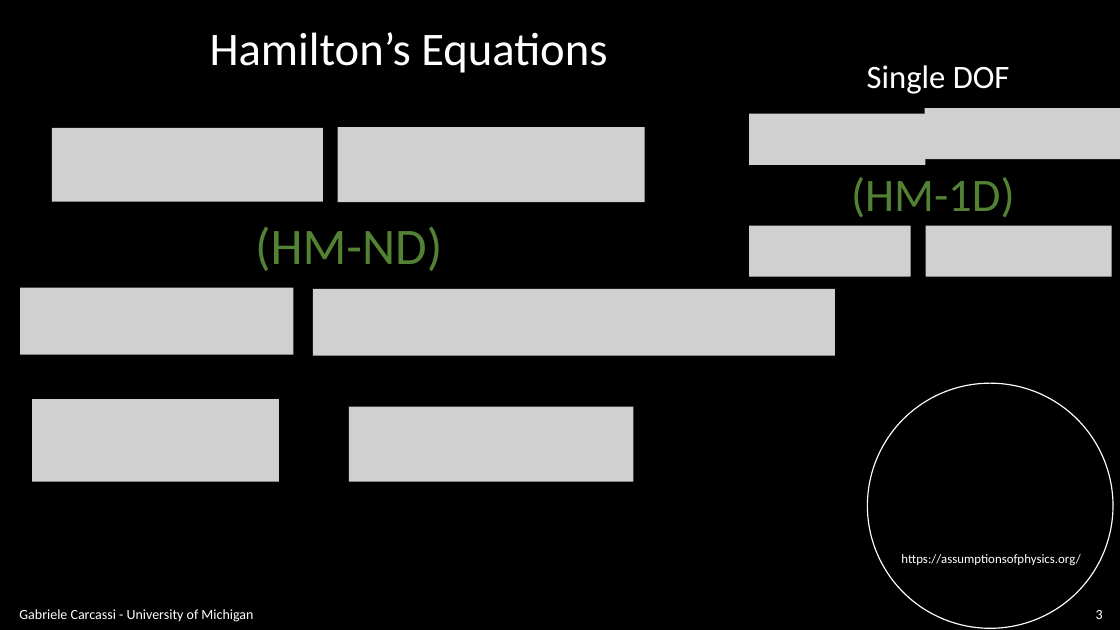
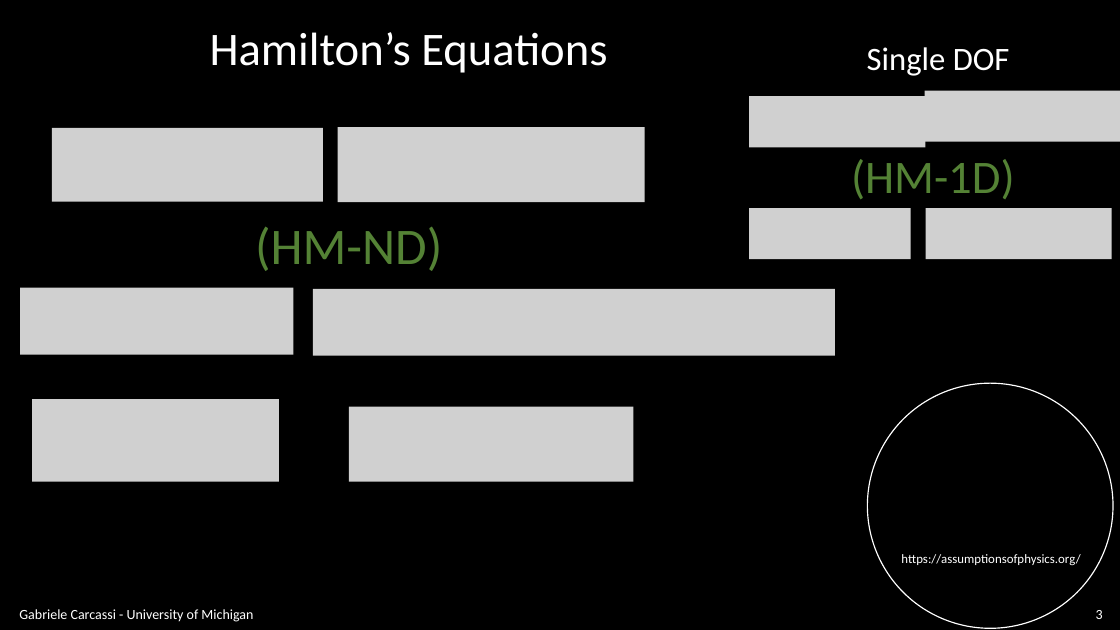
Before and after one commit to assumptionsofphysics/slides, a slide deck: slide 3 of BookCompanions-v2/RP-Class-4.pptx. Drawn at 1120x630 pixels with LibreOffice and Linux fonts; fonts in the diff are those of the drawing; grey boxes stand for pictures; background and template pictures are left out. Boxes give left, top, right and bottom in pixels: in the first picture for what was removed or moved away, otherwise in the second. Text is boxed around its words. In the diff, an @@ line names an element or a change of style, - is before the commit and + after.

```diff
--- a/BookCompanions-v2/RP-Class-4.pptx
+++ b/BookCompanions-v2/RP-Class-4.pptx
@@ 2 texts, 2 pictures: place and size @@
-2 texts, 2 pictures at [749,65,1120,217]
+2 texts, 2 pictures at [749,47,1120,199]
@@ picture: place and size @@
-picture at [749,226,911,277]
+picture at [749,208,911,260]
@@ picture: place and size @@
-picture at [926,226,1112,277]
+picture at [926,208,1112,260]
```
Also in this commit, not shown: 8 other slides changed, 6 slides removed.
